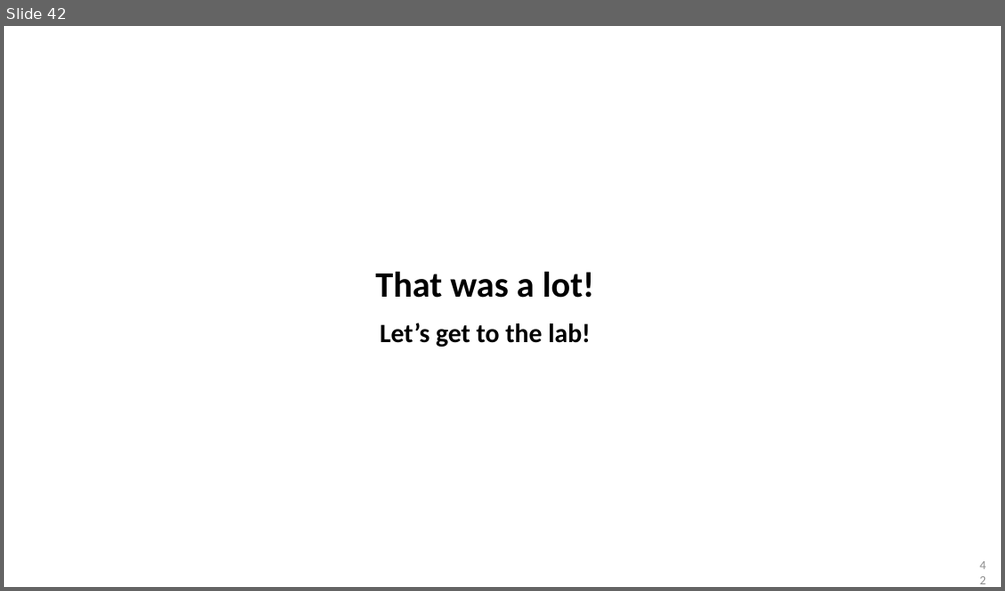
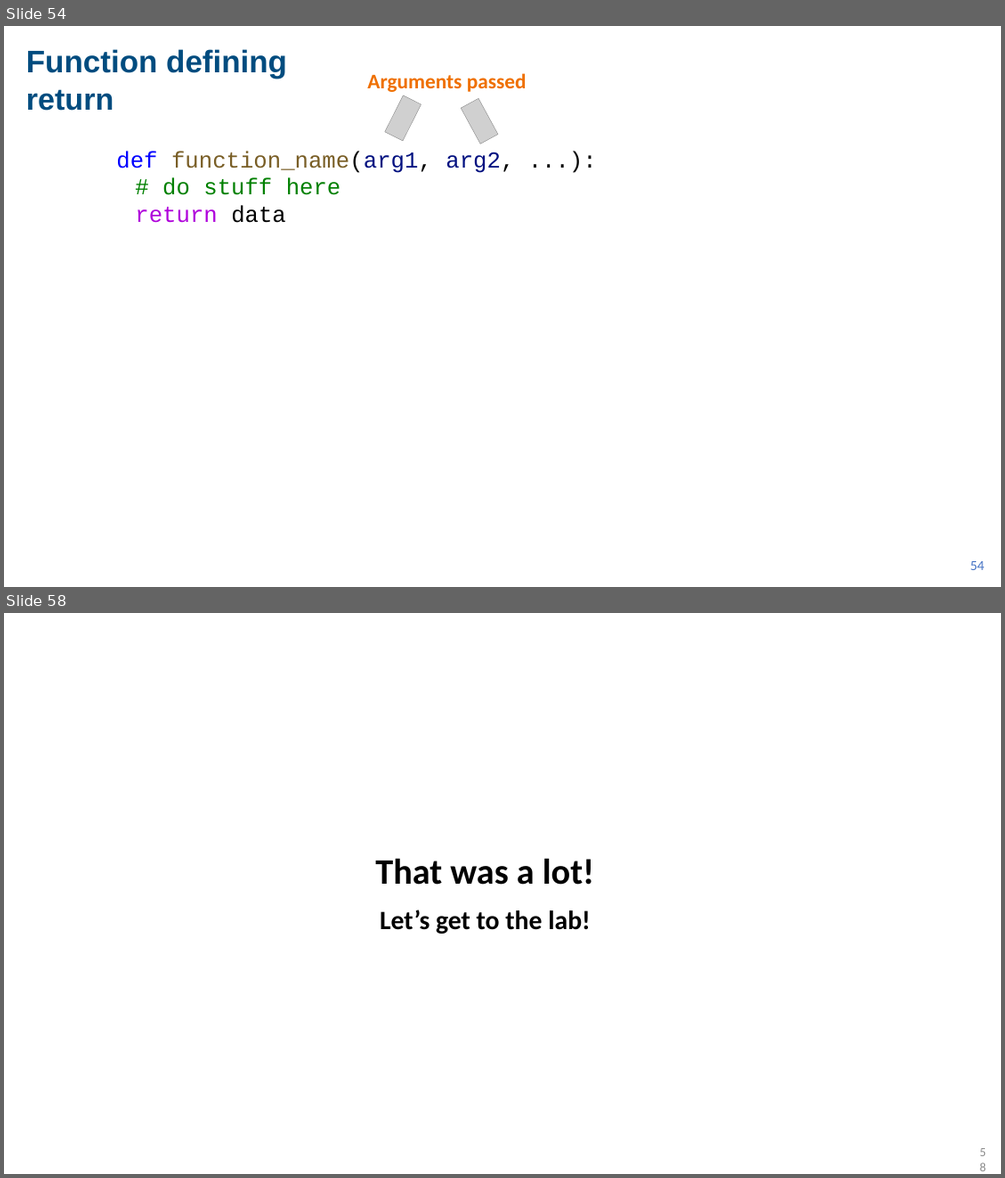
Before and after one commit to AIFS-AI-Bridge/aifs-ai-bridge.github.io, a slide deck: lectures/AIBridge Lecture 2.pptx. Shown one above the other, each under a label of ours: slide 42 before the commit, slides 54 and 58 after it; the slides between them are not shown. The pictures are 1005x591 and 1005x1178 pixels, drawn with LibreOffice and Linux fonts; fonts in the diff are those of the drawing; grey boxes stand for pictures. Boxes give left, top, right and bottom in pixels: in the first picture for what was removed or moved away, otherwise in the second. Text is boxed around its words. In the diff, an @@ line names an element or a change of style, - is before the commit and + after.

```diff
--- a/lectures/AIBridge Lecture 2.pptx
+++ b/lectures/AIBridge Lecture 2.pptx
@@ slide 54 added at [4,26,1001,587], background #FFFFFF @@
@@ text added at [26,49,287,79], 60 pt, text #004C7F, bold @@
+Function defining
@@ text added at [367,73,526,92], 40 pt, text #EF7001, bold @@
+Arguments passed
@@ text added at [26,89,114,111], 58.5 pt, text #004C7F, bold @@
+return
@@ picture added at [385,95,421,141] @@
@@ picture added at [461,99,498,144] @@
@@ text added at [116,151,514,223], 44 pt, text #795E26 @@
+def function_name(arg1, arg2, ...):
+# do stuff here
+return data
@@ page number added at [970,561,984,570], 24 pt, text #4472C4 @@
+54
@@ what was slide 42 is now slide 58 @@
@@ page number at [975,1151,989,1167]: text changed @@
-42
+58
```
Also in this commit, not shown: 9 slides changed, 17 other slides added, 2 slides removed, 34 other files.
